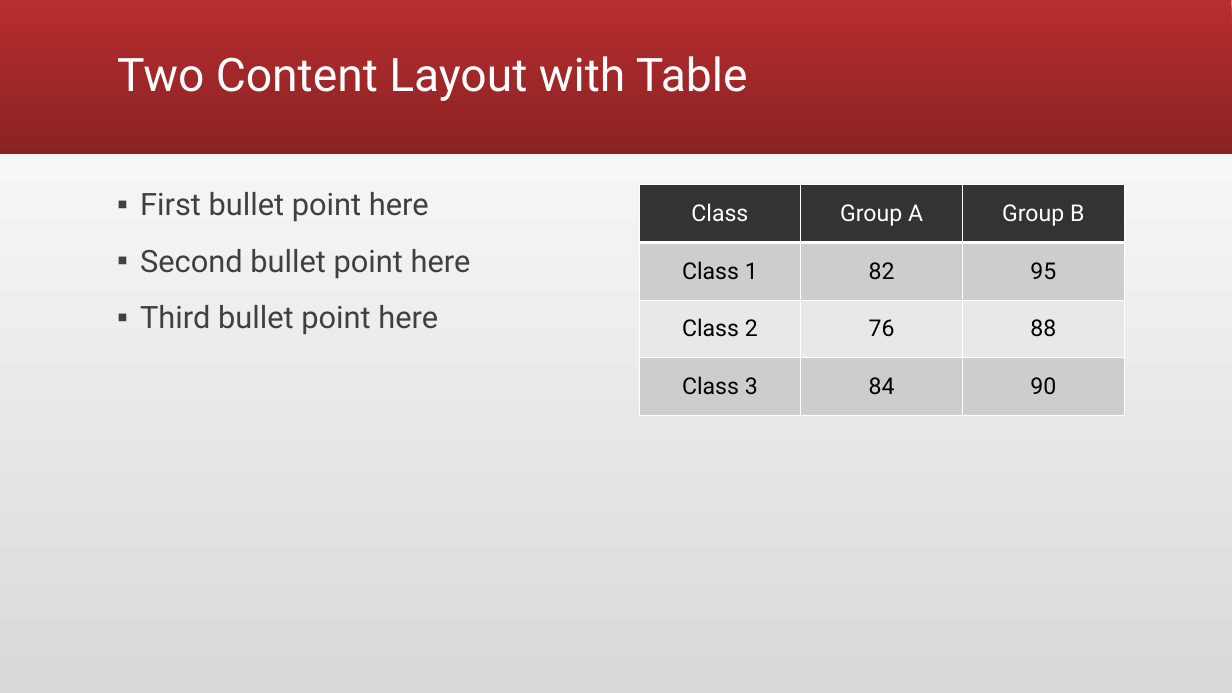
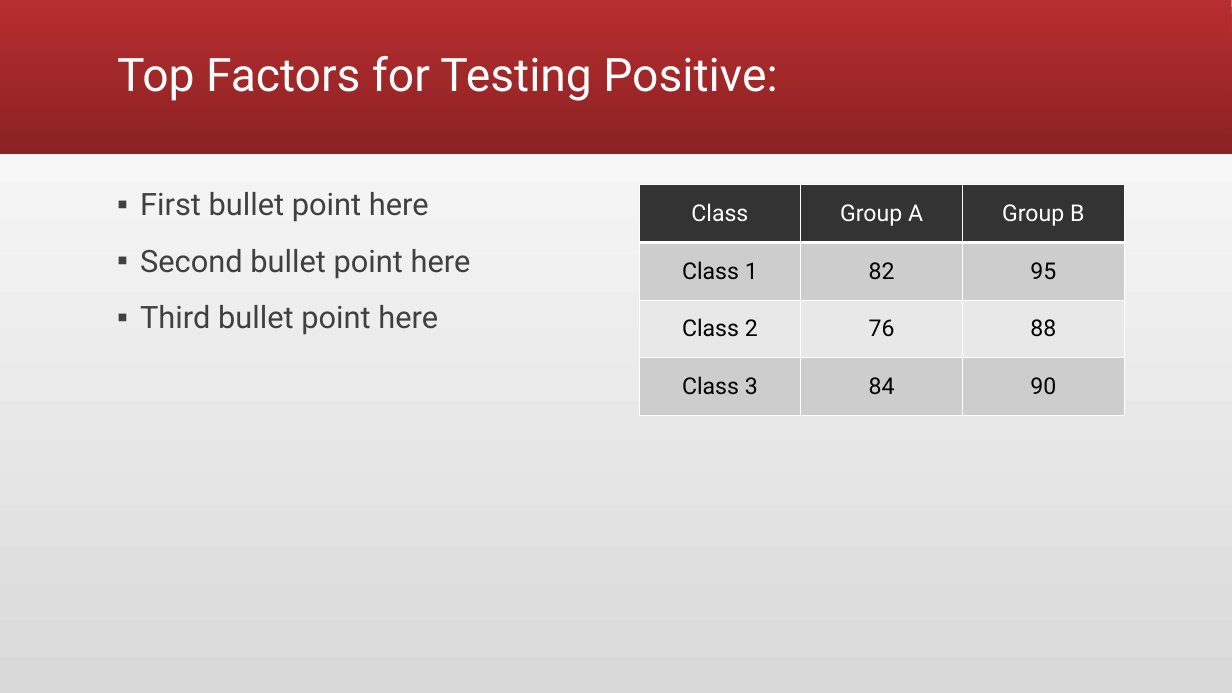
Before and after one commit to andiosika/Binomial-Classification-Ranom-Forest-hyper-imbalance, a slide deck: slide 4 of Covid19Preso.pptx. Drawn at 1232x693 pixels with LibreOffice and Linux fonts; fonts in the diff are those of the drawing. Boxes give left, top, right and bottom in pixels: in the first picture for what was removed or moved away, otherwise in the second. Text is boxed around its words. In the diff, an @@ line names an element or a change of style, - is before the commit and + after.

```diff
--- a/Covid19Preso.pptx
+++ b/Covid19Preso.pptx
@@ title at (x1=117, y1=56, x2=777, y2=101): text changed @@
-Two Content Layout with Table
+Top Factors for Testing Positive:
```
Also in this commit, not shown: 2 other slides changed, 2 other files.
